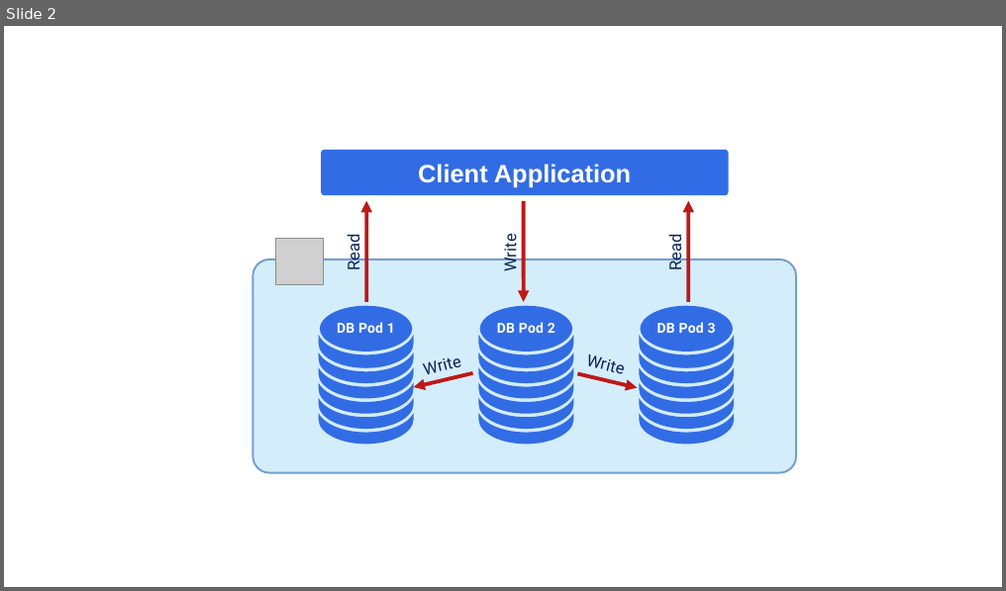
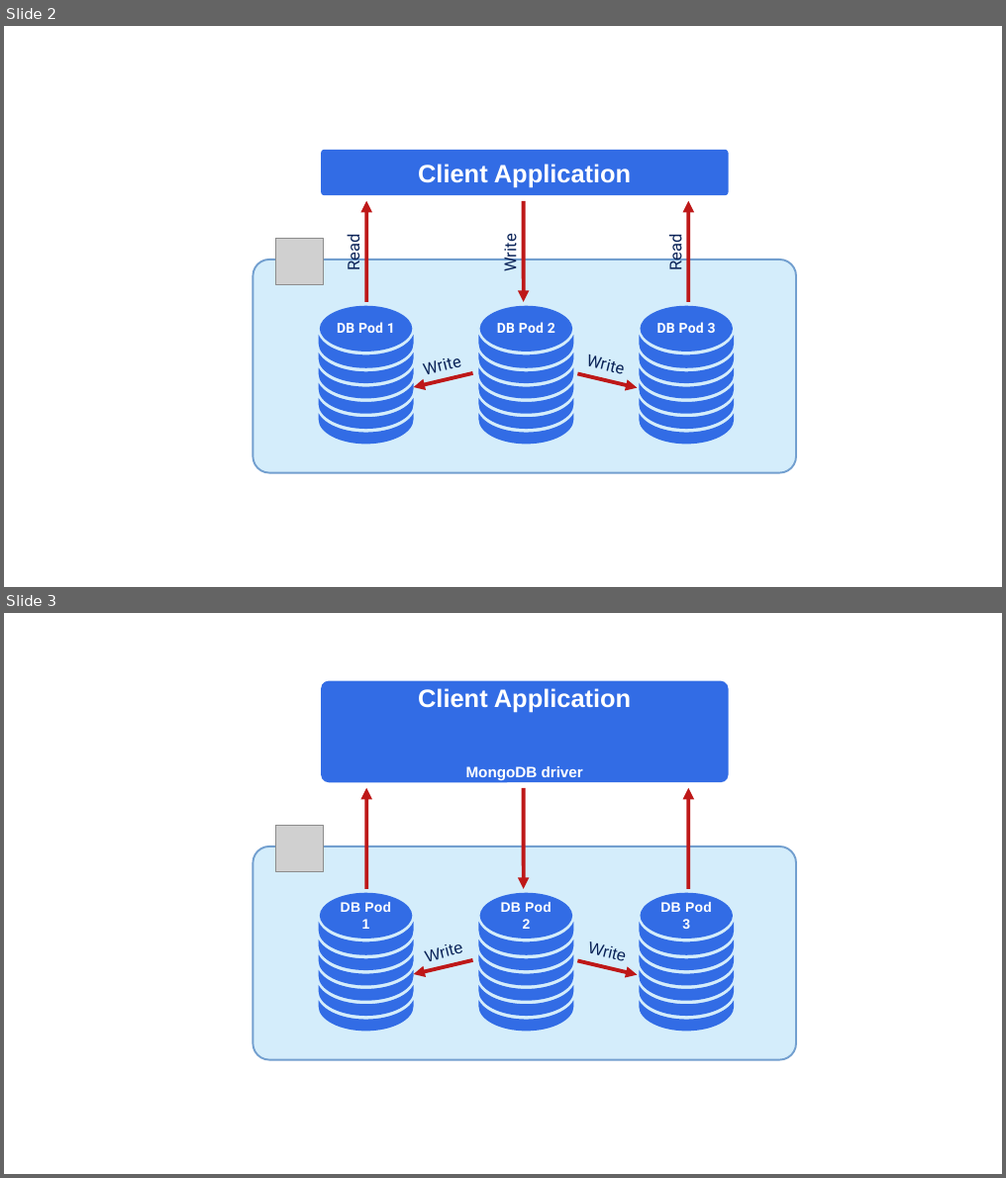
Before and after one commit to percona/k8spsmdb-docs, a slide deck: docs/assets/images/sources/sharding.odp. Shown one above the other, each under a label of ours: slide 2 before the commit, slides 2 and 3 after it. The pictures are 1006x591 and 1006x1178 pixels, drawn with LibreOffice and Linux fonts; fonts in the diff are those of the drawing; grey boxes stand for pictures. Boxes give left, top, right and bottom in pixels: in the first picture for what was removed or moved away, otherwise in the second. Text is boxed around its words. In the diff, an @@ line names an element or a change of style, - is before the commit and + after.

```diff
--- a/docs/assets/images/sources/sharding.odp
+++ b/docs/assets/images/sources/sharding.odp
@@ slide 3 added at (x1=4, y1=613, x2=1002, y2=1174), background #FFFFFF @@
@@ rounded rectangle added at (x1=321, y1=681, x2=729, y2=782), fill #326CE5, 20 pt, text #FFFFFF, bold @@
+Client Application
+MongoDB driver
@@ rectangle added at (x1=243, y1=726, x2=808, y2=1073), fill #FFFFFF @@
@@ arrow added from (367, 889) to (367, 788), #BE1818 3 pt @@
@@ arrow added from (524, 788) to (524, 889), #BE1818 3 pt @@
@@ arrow added from (689, 889) to (689, 788), #BE1818 3 pt @@
@@ rounded rectangle added at (x1=253, y1=847, x2=796, y2=1060), fill #D4EDFB, outline #729FCF 1.5 pt @@
@@ picture added at (x1=276, y1=826, x2=324, y2=872) @@
@@ line added from (798, 852) to (798, 1048), #FFFFFF 0 pt @@
@@ freeform shape added at (x1=318, y1=893, x2=413, y2=1032), fill #326CE5 @@
@@ text added at (x1=341, y1=902, x2=391, y2=929), 11 pt, text #FFFFFF, bold @@
+DB Pod 1
@@ freeform shape added at (x1=478, y1=893, x2=573, y2=1032), fill #326CE5 @@
@@ text added at (x1=501, y1=902, x2=551, y2=929), 11 pt, text #FFFFFF, bold @@
+DB Pod 2
@@ freeform shape added at (x1=639, y1=893, x2=734, y2=1032), fill #326CE5 @@
@@ text added at (x1=660, y1=902, x2=712, y2=929), 11 pt, text #FFFFFF, bold @@
+DB Pod 3
@@ group added at (x1=413, y1=942, x2=637, y2=975): 2 arrows, 2 texts @@
+Write
+Write
@@ line added from (264, 1062) to (784, 1062), #FFFFFF 0 pt @@
```
Also in this commit, not shown: 1 other file.
